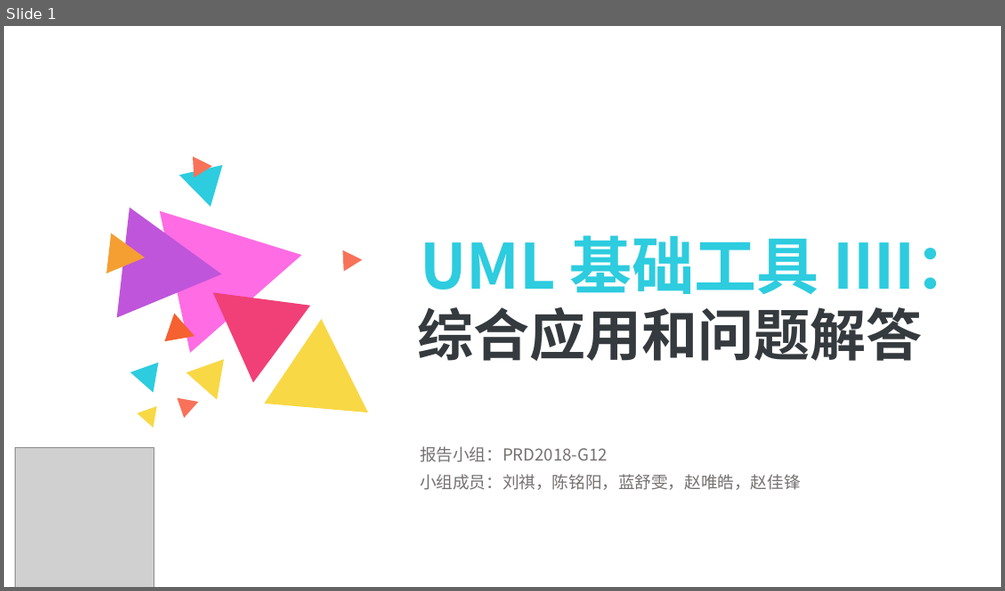
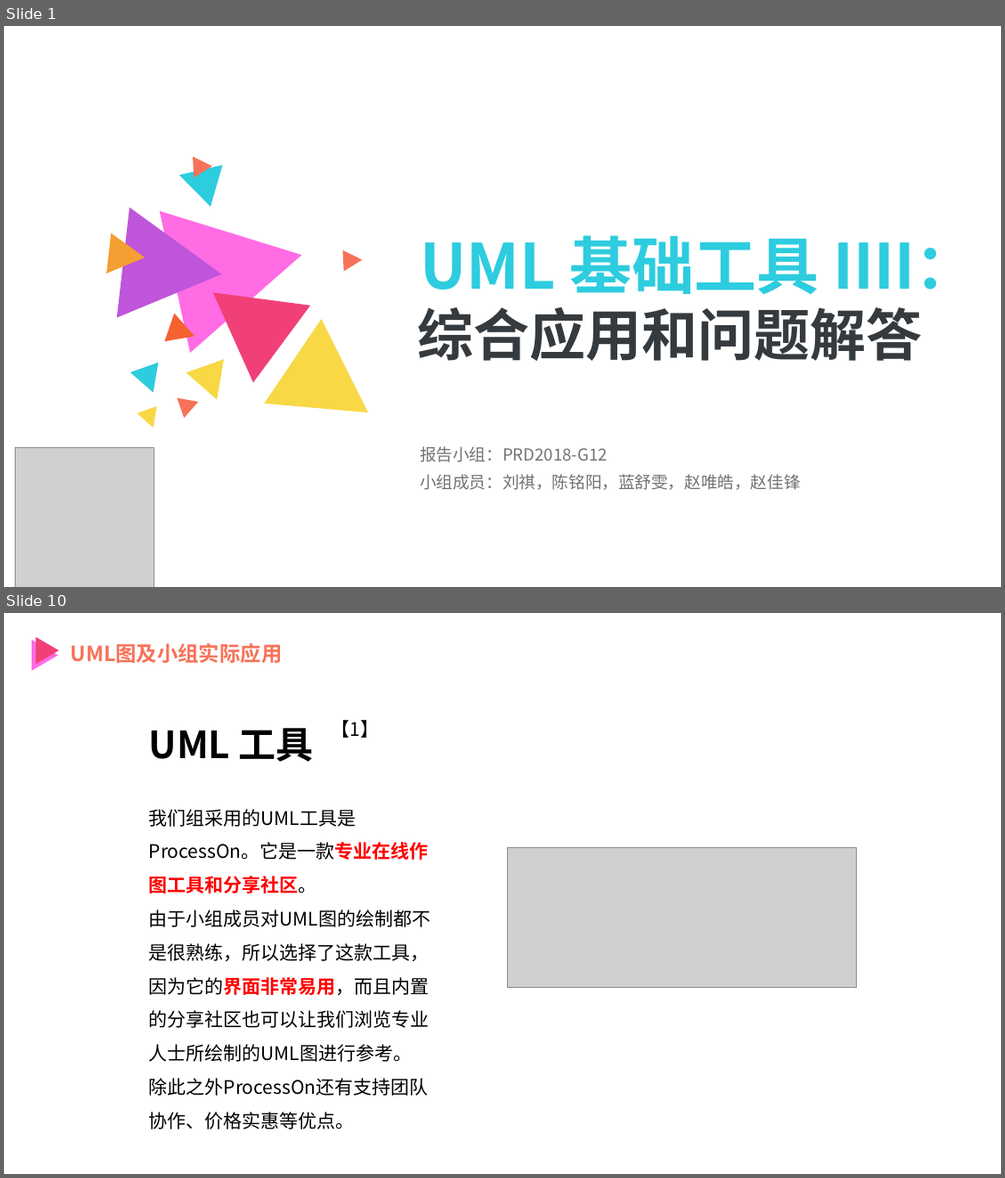
Before and after one commit to PRD2018-G12/SE-Education-Assistant-System, a slide deck: 非受控文档/UML翻转课堂/UML 基础 综合应用和问题解答.pptx. Shown one above the other, each under a label of ours: slide 1 before the commit, slides 1 and 10 after it; the slides between them are not shown. The pictures are 1005x591 and 1005x1178 pixels, drawn with LibreOffice and Linux fonts; fonts in the diff are those of the drawing; grey boxes stand for pictures. Boxes give left, top, right and bottom in pixels: in the first picture for what was removed or moved away, otherwise in the second. Text is boxed around its words. In the diff, an @@ line names an element or a change of style, - is before the commit and + after.

```diff
--- a/非受控文档/UML翻转课堂/UML 基础 综合应用和问题解答.pptx
+++ b/非受控文档/UML翻转课堂/UML 基础 综合应用和问题解答.pptx
@@ slide 10 added at box(4, 613, 1001, 1174), background #FFFFFF @@
@@ triangle added at box(36, 637, 59, 665), fill #F04077 @@
@@ triangle added at box(32, 640, 57, 671), fill #FF6CE4 @@
@@ text added at box(71, 643, 283, 663), 20 pt, text #F77258, bold @@
+UML图及小组实际应用
@@ text added at box(149, 728, 314, 762), 36 pt, text #000000, bold @@
+UML 工具
@@ text added at box(332, 720, 380, 738), 18 pt, text #000000 @@
+【1】
@@ text added at box(149, 809, 431, 1129), 18 pt, text #000000 @@
+我们组采用的UML工具是ProcessOn。它是一款专业在线作图工具和分享社区。
+由于小组成员对UML图的绘制都不是很熟练，所以选择了这款工具，因为它的界面非常易用，而且内置的分享社区也可以让我们浏览专业人士所绘制的UML图进行参考。
+除此之外ProcessOn还有支持团队协作、价格实惠等优点。
@@ picture added at box(507, 848, 857, 988) @@
```
Also in this commit, not shown: 11 slides changed, 17 other slides added, 36 slides removed, 1 other file.
